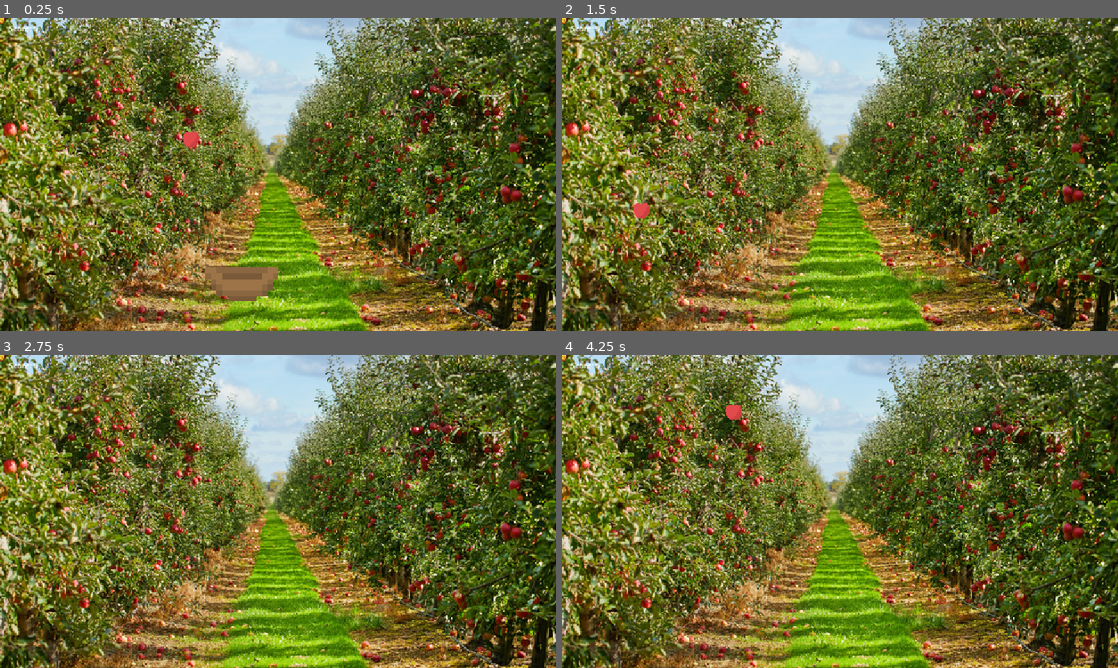
Above: before the commit, frames 1-4 (two rows, left to right).
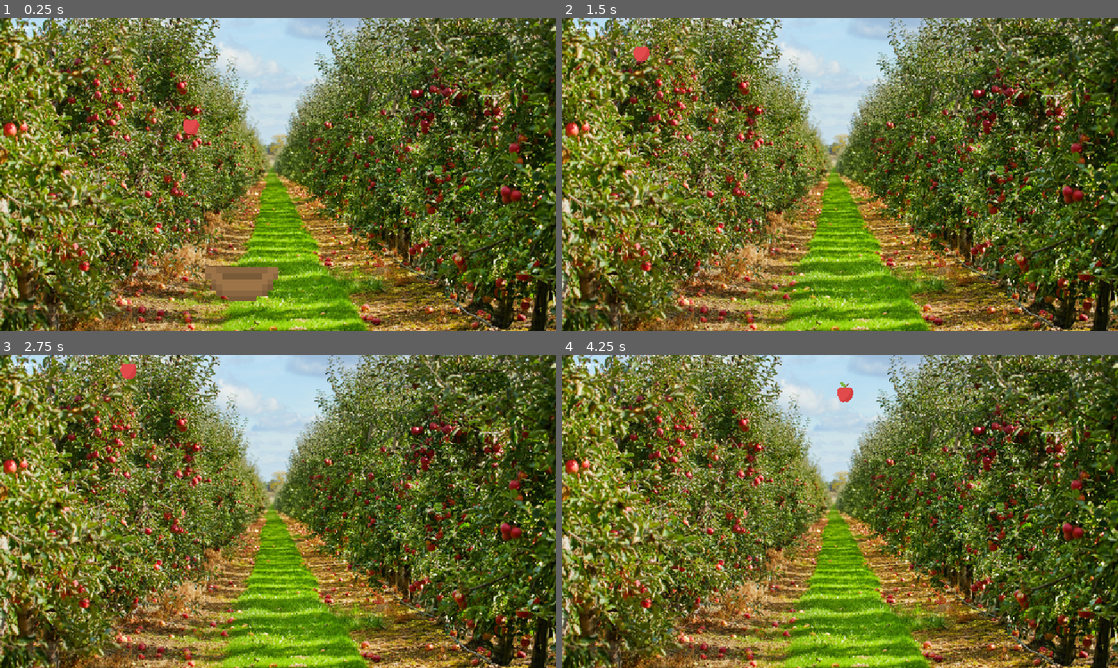
Above: after the commit, the same moments.

Repository: tinnedanchovies/godot-apple-basket
Game: Godot game, scene res://level_1.tscn
Two runs of this game, one before a commit and one after it. Both use one fixed random seed, a clock stepped at 60 frames per second and the inputs below. The project has no main scene, so this scene is started directly.
Inputs:
- Up to frame 1 (0.25 s): no input
- Up to frame 2 (1.5 s): hold Right 0.53-1.28 s; hold Left from 1.28 s (still down)
- Up to frame 3 (2.75 s): release Left at 2.03 s; hold Right from 2.03 s (still down)
- Up to frame 4 (4.25 s): release Right at 3.53 s; hold Left from 3.53 s (still down)

The runs differ from the first frame. In frame 1, 0.2% of the frame differs, in the area x 0-36%, y 0-42%; in frame 2, 0.3%; in frame 3, 0.1%; in frame 4, 0.3%, in the area x 0-53%, y 0-21%.

Commit message:
random generator is kind of working

Diff:
--- a/godot-apple-dropper/apple2.gd
+++ b/godot-apple-dropper/apple2.gd
@@ -1,6 +1,6 @@
 extends CharacterBody2D
 
-var gravity = 30
+var gravity = 15
 var score = 0
 
 
@@ -9,18 +9,20 @@
 
 func _physics_process(delta):
 	move_and_slide()
-	if Globals.random == 1:
+	if Globals.apple_const == 1:
 		velocity.y += gravity
 
 		if position.y > 1100:
 			position.y = 0
 			position.x = randi_range(0, 1500)
 			velocity.y = 200
-			Globals.apple_counter += Globals.apple_counter
+			#Globals.apple_counter = Globals.apple_counter + 1
 
 func _on_basket_body_entered(body: Node2D) -> void:
-	print("this apple will now disappear")
-	position.y = 0
-	position.x = randi_range(0, 1150)
-	velocity.y = 200
-	Globals.apple_counter += Globals.apple_counter
+	if body.name == "Apple":
+		print("this apple will now disappear")
+		position.y = 0
+		position.x = randi_range(0, 1150)
+		velocity.y = 200
+		#Globals.apple_counter = Globals.apple_counter + 1
+		#print(Globals.apple_counter)
--- a/godot-apple-dropper/globals.gd
+++ b/godot-apple-dropper/globals.gd
@@ -2,18 +2,25 @@
 
 var score = 0
 var apple_speed = Vector2(0, 200)
-var random = 1
-var timer = Timer.new()
-var apple_counter = 0
+var golden_apple_speed = Vector2(0, 150)
+var apple_const = 1
+var random = 0
+#var timer = Timer.new()
+#var apple_counter = 0
 
 func _ready():
-	add_child(timer)
-	timer.start(1)
+	pass
+	#randomizer()
+	#add_child(timer)
+	#timer.start(1)
 
 
 func _process(delta: float) -> void:
-	#randomizer()
-	pass
+	if score >= 5:
+		randomizer()
+
 
 func randomizer():
-	random = randi_range(1,3)
+	random = randi_range(1,10)
+	print("random number: ", random)
+	return
--- a/godot-apple-dropper/golden_apple.gd
+++ b/godot-apple-dropper/golden_apple.gd
@@ -1,16 +1,18 @@
 extends CharacterBody2D
 
-var gravity = 30
+var gravity = 15
 var score = 0
 
 
 func _ready():
-	velocity = Globals.apple_speed
+	velocity = Globals.golden_apple_speed
 
 func _physics_process(delta):
-	if Globals.apple_counter >= 3:
+	visible = false
+	if Globals.random >= 7:
+		visible = true
 		move_and_slide()
-		if Globals.random == 1:
+		if Globals.apple_const == 1:
 			velocity.y += gravity
 
 			if position.y > 1100:
@@ -20,7 +22,9 @@
 
 
 func _on_basket_body_entered(body: Node2D) -> void:
-	print("this golden apple will now disappear")
-	position.y = 0
-	position.x = randi_range(0, 1500)
-	velocity.y = 200
+	if body.name == "golden_apple":
+		print("this golden apple will now disappear")
+		position.y = 0
+		position.x = randi_range(0, 1500)
+		velocity.y = 200
+		#Globals.apple_counter = 0
--- a/godot-apple-dropper/golden_apple.tscn
+++ b/godot-apple-dropper/golden_apple.tscn
@@ -4,12 +4,13 @@
 [ext_resource type="Texture2D" uid="uid://c6vpphvuj77g8" path="res://sprites/golden_apple_sprite.webp" id="2_5m3at"]
 
 [sub_resource type="CircleShape2D" id="CircleShape2D_ok3wa"]
+radius = 14.0
 
 [node name="golden_apple" type="CharacterBody2D"]
 script = ExtResource("1_drfcm")
 
 [node name="golden_apple_sprite" type="Sprite2D" parent="."]
-scale = Vector2(0.079, 0.079)
+scale = Vector2(0.1, 0.1)
 texture = ExtResource("2_5m3at")
 
 [node name="golden_apple_collision" type="CollisionShape2D" parent="."]
